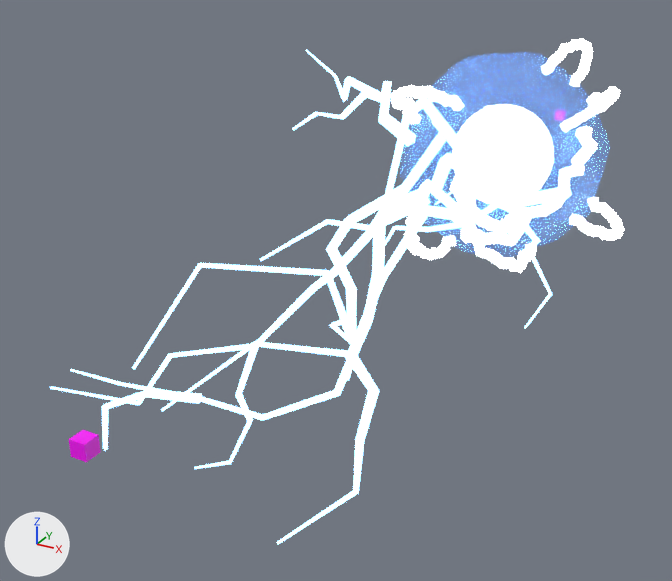
The FBX model ElementBeams/Blasts/ElectricBlast.fbx, before and after one commit.
The view is the same before and after, from a 50 mm camera at (2.93, -8.79, 2.51) aimed at (-0.52, -2.52, -0.62). The lights are fixed; the arrows at lower left show +X, +Y and +Z. The picture after the commit comes second. Where no turn or scale is listed for an object, it has been applied to the vertices.

The first picture shows 'Bolt', 'Branches', 'Sheath' and 1 more.
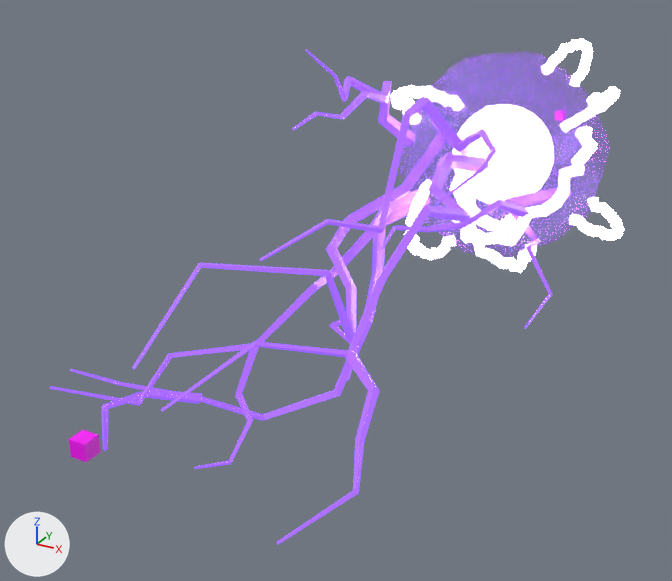
Commit message: Make Electric purple instead of blue

What changed in the scene script:
```text
Change mat_elecbranch:
    mat_elecbranch.base_color: (0.19, 0.523, 1.0) -> (0.227, 0.0781, 1.0)  # blue #79bfff -> purple #834fff
    mat_elecbranch.emission_color: (0.19, 0.523, 1.0) -> (0.227, 0.0781, 1.0)  # blue #79bfff -> purple #834fff
    mat_elecbranch.emission_strength: 5.0 -> 1.2
Change mat_elecsheath:
    mat_elecsheath.base_color: (0.101, 0.311, 1.0) -> (0.267, 0.0415, 0.836)  # blue #5997ff -> purple #8d39ec
    mat_elecsheath.emission_color: (0.101, 0.311, 1.0) -> (0.267, 0.0415, 0.836)  # blue #5997ff -> purple #8d39ec
```

Boxes (x1, y1, x2, y2) around the edits, measured in the pictures (672 x 581 px):
'Branches', recoloured, surface changed
    both: (50, 49, 572, 544)
'Sheath', recoloured
    both: (400, 52, 610, 258)
